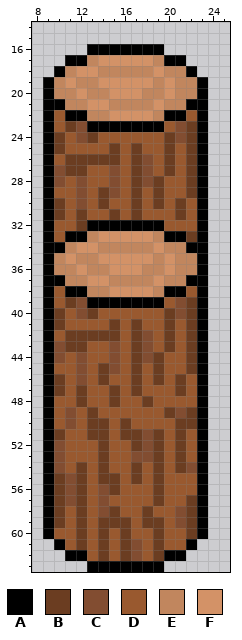
Two states of a pixel-art sprite, res/scenery/fence_v.png. This is how it looked before the edit.
The file is 32x64 pixels. Shown: x 8..25, y 14..63.
Palette (. is transparent): A #000000  B #6b3d21  C #824d31  D #99592f  E #c1865e  F #d39267
Pixels before, first column x 9:
16 ....AAAAAAA....
17 ..AAEFFFFFEAA..
18 .AEFFEEEEEFEEA.
19 AEFEEFFFFFEFEEA
20 AEEFEEFFFEEFEEA
21 AAEEFFEEEEFEEAA
22 ADAAEEFFFFEAADA
23 ADBCAAAAAAADCBA
24 ABDCBDDDDDDBCBA
25 ABDDDDBDBDDBDBA
26 ADBBBBBDBCDBDBA
27 ACBBDDCDBCDBDBA
28 ACDCDDCDBCBDDBA
29 ADDCDBCDBDBDDBA
30 ABDCDBDDBDBDBDA
31 ABDBDDBDBDDDBDA
32 ADDBAAAAAAADDDA
33 ADAAEFFFFFEAABA
34 AAEFFEEEEEFEEAA
35 AEFEEFFFFFEFEEA
36 AEEFEEFFFEEFEEA
37 AAEEFFEEEEFEEAA
38 ADAAEEFFFFEAADA
39 ADBCAAAAAAADCBA
40 ABDCBDDDDDDBCBA
41 ABDDDDBDBDDBDBA
42 ADBBBBBDBCDBDBA
43 ACBBDDCDBCDBDBA
44 ACDCDDCDBCBDDBA
45 ADDCDBCDBDBDDBA
46 ABDCDBDDBDBDBDA
47 ABDBDDBDBDDDBDA
48 ADDBDDBDDBDDDDA
49 ADCDBDDDDDDBCBA
50 ADCDBBDBDDDDBBA
51 ABDDBBDBBCBDBDA
52 ACDDDBDDBCBDBDA
53 ACDDDBDDCCBDBDA
54 ACDBDBDDBDBDBCA
55 ABCBDBBDBDBDDDA
56 ABCBDCBDDDBDDDA
57 ABCBDCDDDDBDDBA
58 ABDBDCBDDBDDCBA
59 ABDBDBBBDBBDCBA
60 ADDBDBDBDDBDDBA
61 .ADBDBDBCDBDDA.
62 ..AADBDBCDBAA..
63 ....AAAAAAA....
After:
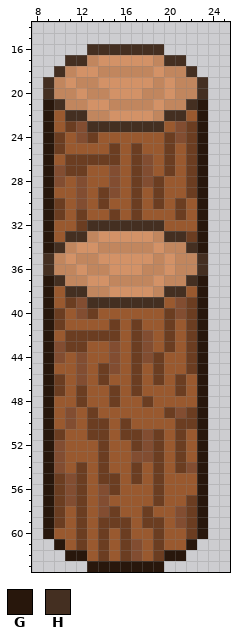
Colours new in this view: G #28170c  H #442f21
Commit: Fixed border colors on fence.
Edits made:
Changed rows in their new state; - is an unchanged pixel.
first column x 9:
16 ----HHHHHHH----
17 --HH-------HH--
18 -H-----------H-
19 H-------------H
20 H-------------H
21 GH-----------HG
22 G-HH-------HH-G
23 G---HHHHHHH---G
24 G-------------G
25 G-------------G
26 G-------------G
27 G-------------G
28 G-------------G
29 G-------------G
30 G-------------G
31 G-------------G
32 G---HHHHHHH---G
33 G-HH-------HH-G
34 GH-----------HG
35 H-------------H
36 H-------------H
37 GH-----------HG
38 G-HH-------HH-G
39 G---HHHHHHH---G
40 G-------------G
41 G-------------G
42 G-------------G
43 G-------------G
44 G-------------G
45 G-------------G
46 G-------------G
47 G-------------G
48 G-------------G
49 G-------------G
50 G-------------G
51 G-------------G
52 G-------------G
53 G-------------G
54 G-------------G
55 G-------------G
56 G-------------G
57 G-------------G
58 G-------------G
59 G-------------G
60 G-------------G
61 -G-----------G-
62 --GG-------GG--
63 ----GGGGGGG----
